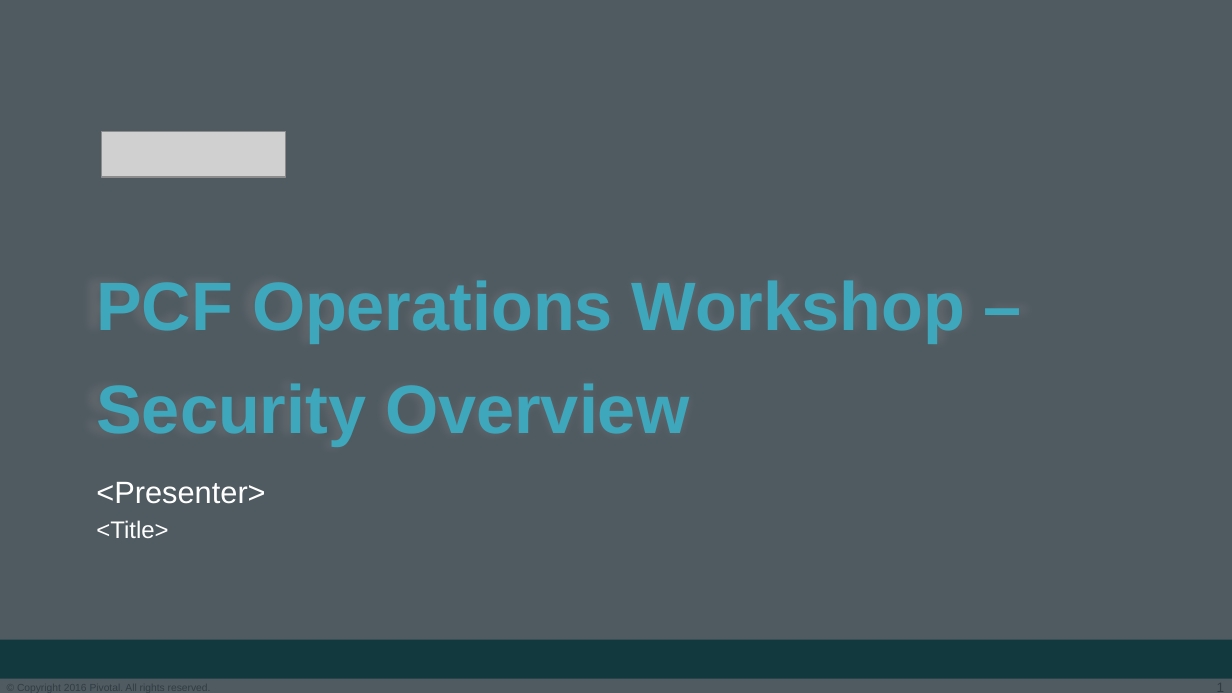
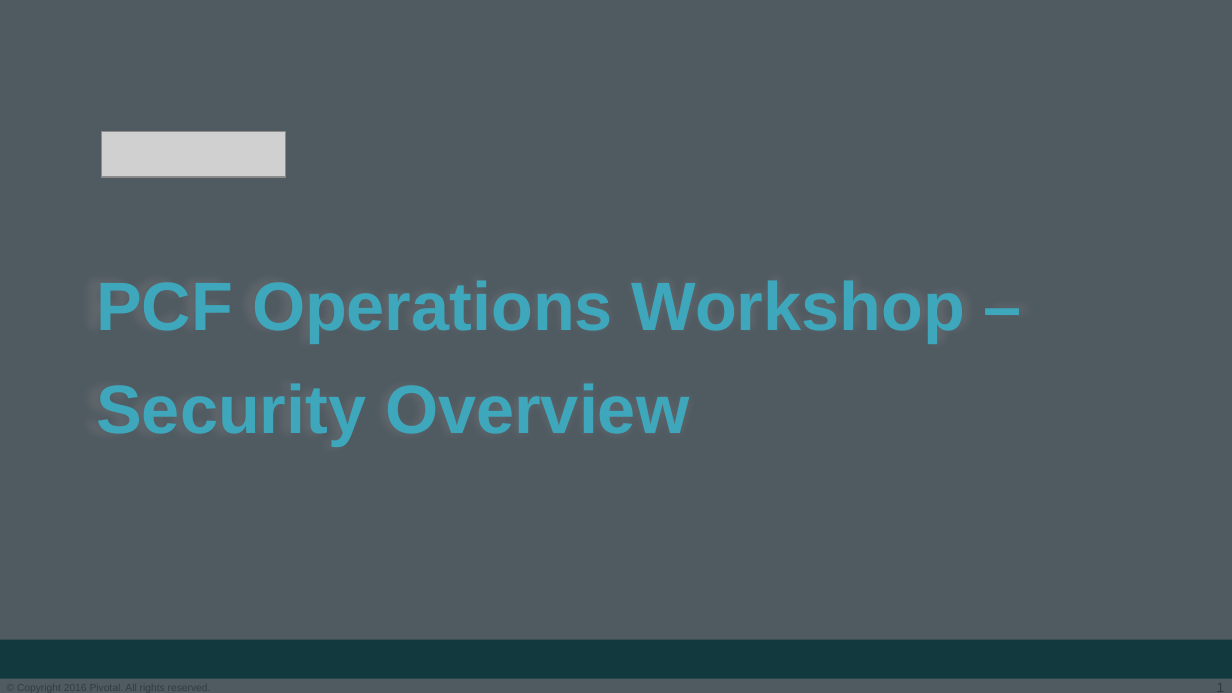
Before and after one commit to phopper-pivotal/pcf-operator-fundamentals, a slide deck: slide 1 of decks/08-Ops_Workshop-Security_Overview.pptx. Drawn at 1232x693 pixels with LibreOffice and Linux fonts; fonts in the diff are those of the drawing; grey boxes stand for pictures; background and template pictures are left out. Boxes give left, top, right and bottom in pixels: in the first picture for what was removed or moved away, otherwise in the second. Text is boxed around its words. In the diff, an @@ line names an element or a change of style, - is before the commit and + after.

```diff
--- a/decks/08-Ops_Workshop-Security_Overview.pptx
+++ b/decks/08-Ops_Workshop-Security_Overview.pptx
@@ text removed at (96,482,265,538) @@
-<Presenter>
-<Title>
```
Also in this commit, not shown: 1 other slide changed, 6 other files.
